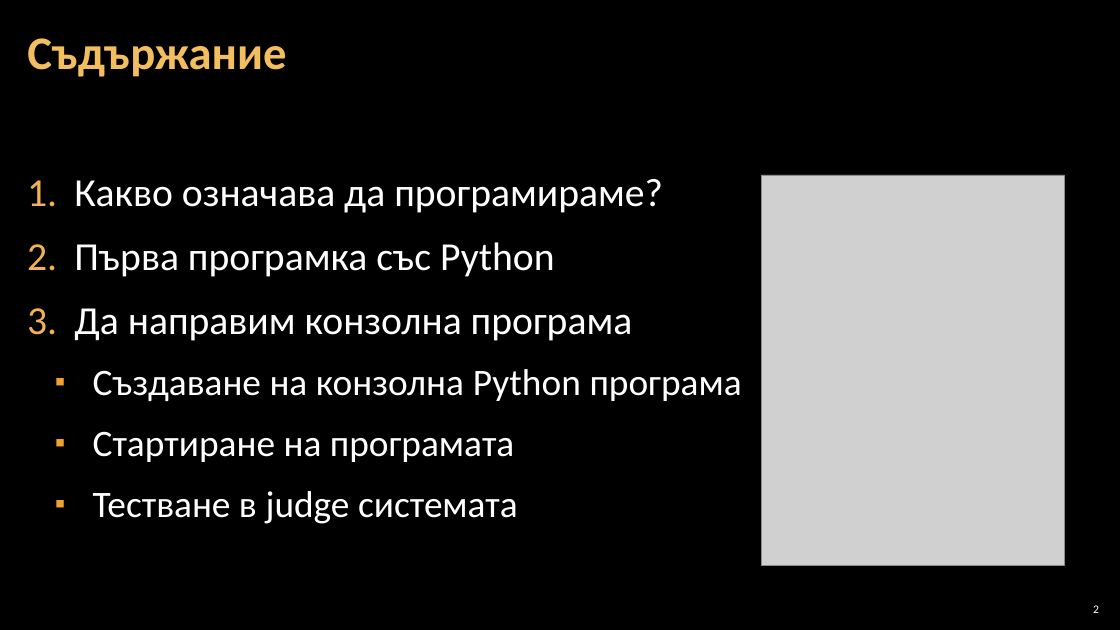
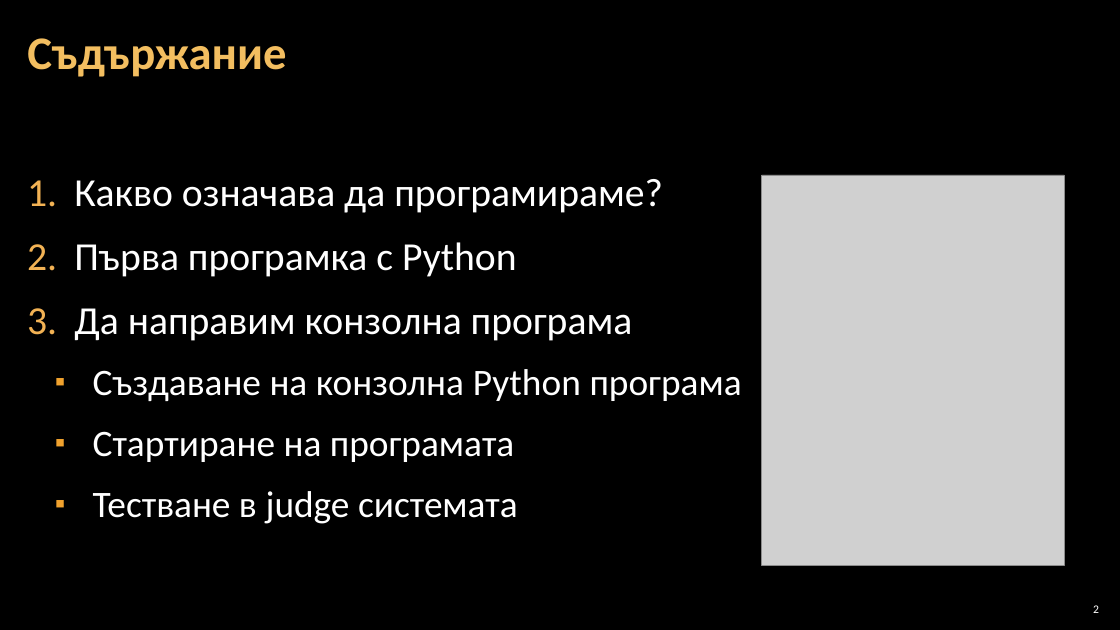
Before and after one commit to Software-University/Python-Basics, a slide deck: slide 2 of 1. First-Steps-in-Coding/1. First-Steps-in-Coding.pptx. Drawn at 1120x630 pixels with LibreOffice and Linux fonts; fonts in the diff are those of the drawing; grey boxes stand for pictures; background and template pictures are left out. Boxes give left, top, right and bottom in pixels: in the first picture for what was removed or moved away, otherwise in the second. Text is boxed around its words. In the diff, an @@ line names an element or a change of style, - is before the commit and + after.

```diff
--- a/1. First-Steps-in-Coding/1. First-Steps-in-Coding.pptx
+++ b/1. First-Steps-in-Coding/1. First-Steps-in-Coding.pptx
@@ text at (74,242,517,277): text changed @@
-2. Първа програмка със Python
+2. Първа програмка с Python
```
Also in this commit, not shown: 1 other slide changed, 16 other files.
